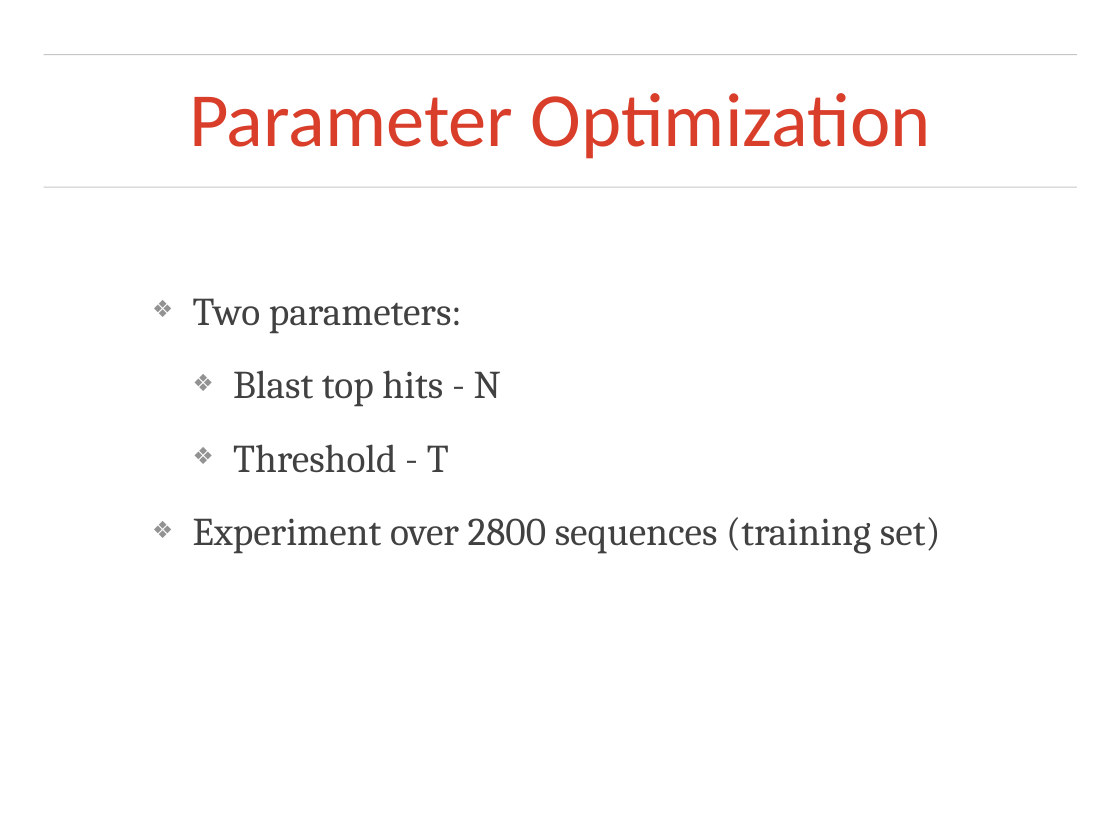
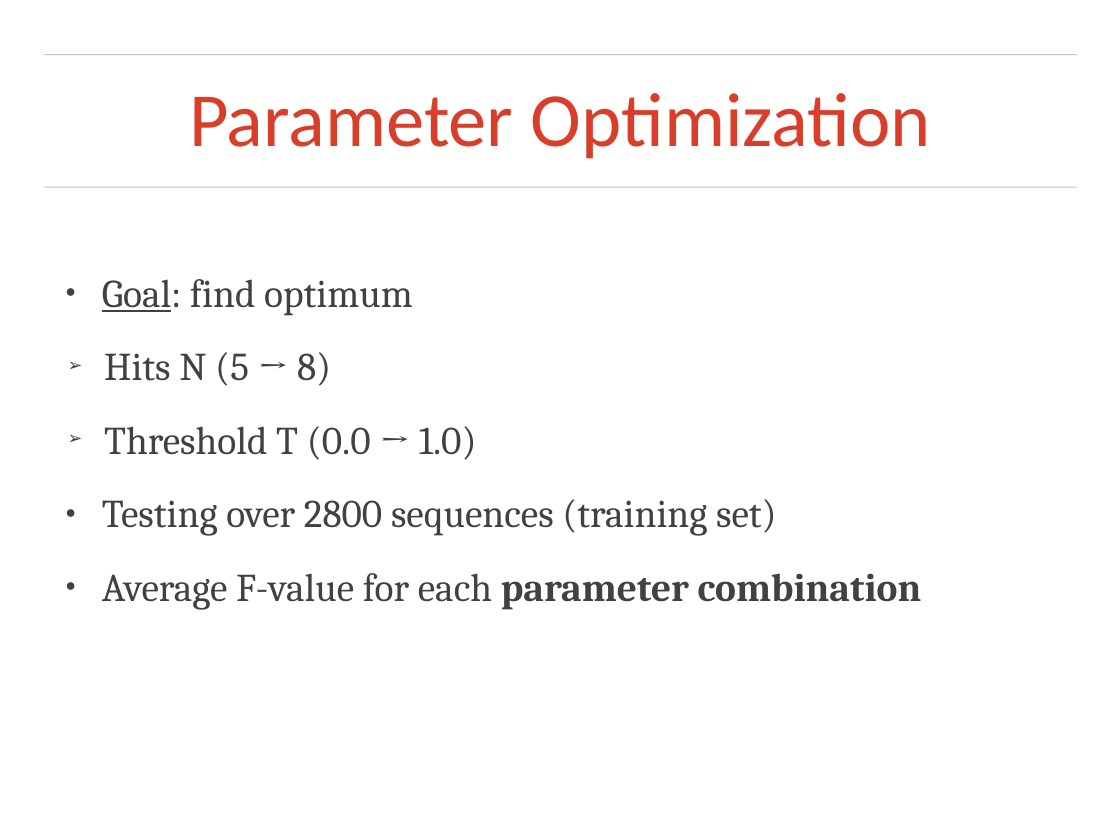
Before and after one commit to otarabai/pp2ex, a slide deck: slide 5 of presentations/2014.01.23/final_presentation.ppt (slide 8 before the commit). Drawn at 1120x840 pixels with LibreOffice and Linux fonts; fonts in the diff are those of the drawing; background and template pictures are left out. Boxes give left, top, right and bottom in pixels: in the first picture for what was removed or moved away, otherwise in the second. Text is boxed around its words. In the diff, an @@ line names an element or a change of style, - is before the commit and + after.

```diff
--- a/presentations/2014.01.23/final_presentation.ppt
+++ b/presentations/2014.01.23/final_presentation.ppt
@@ free removed at <box>148,232,1007,608</box> @@
-❖ Two parameters:
-  ❖ Blast top hits - N
-  ❖ Threshold - T
-❖ Experiment over 2800 sequences (training set)
@@ text added at <box>102,279,922,610</box>, 36 pt, text #414141 @@
+● Goal: find optimum
+  ➢ Hits N (5 → 8)
+  ➢ Threshold T (0.0 → 1.0)
+● Testing over 2800 sequences (training set)
+● Average F-value for each parameter combination
```
Also in this commit, not shown: 5 other slides changed, 7 slides added, 9 slides removed, 6 other files.
